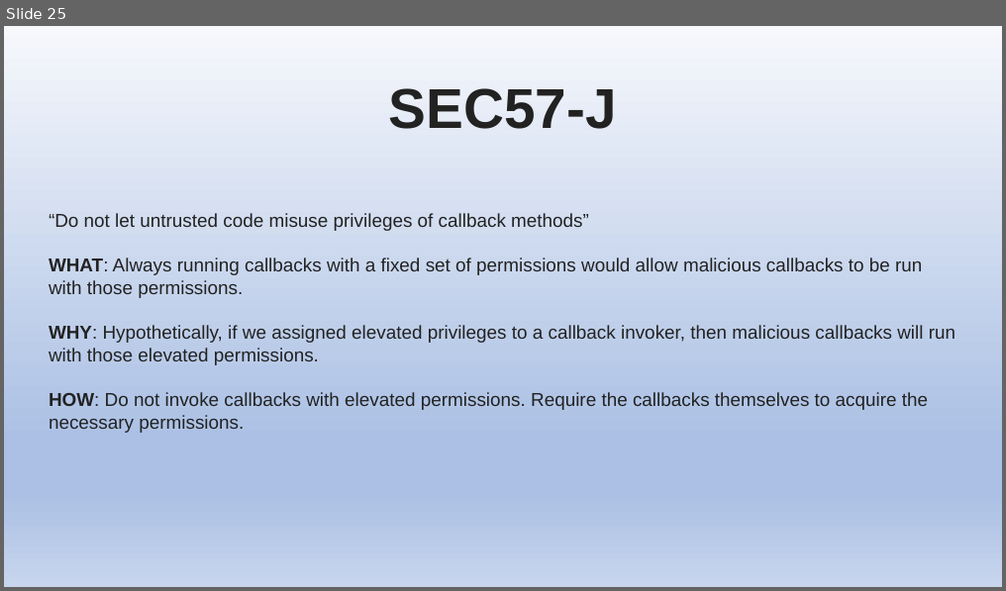
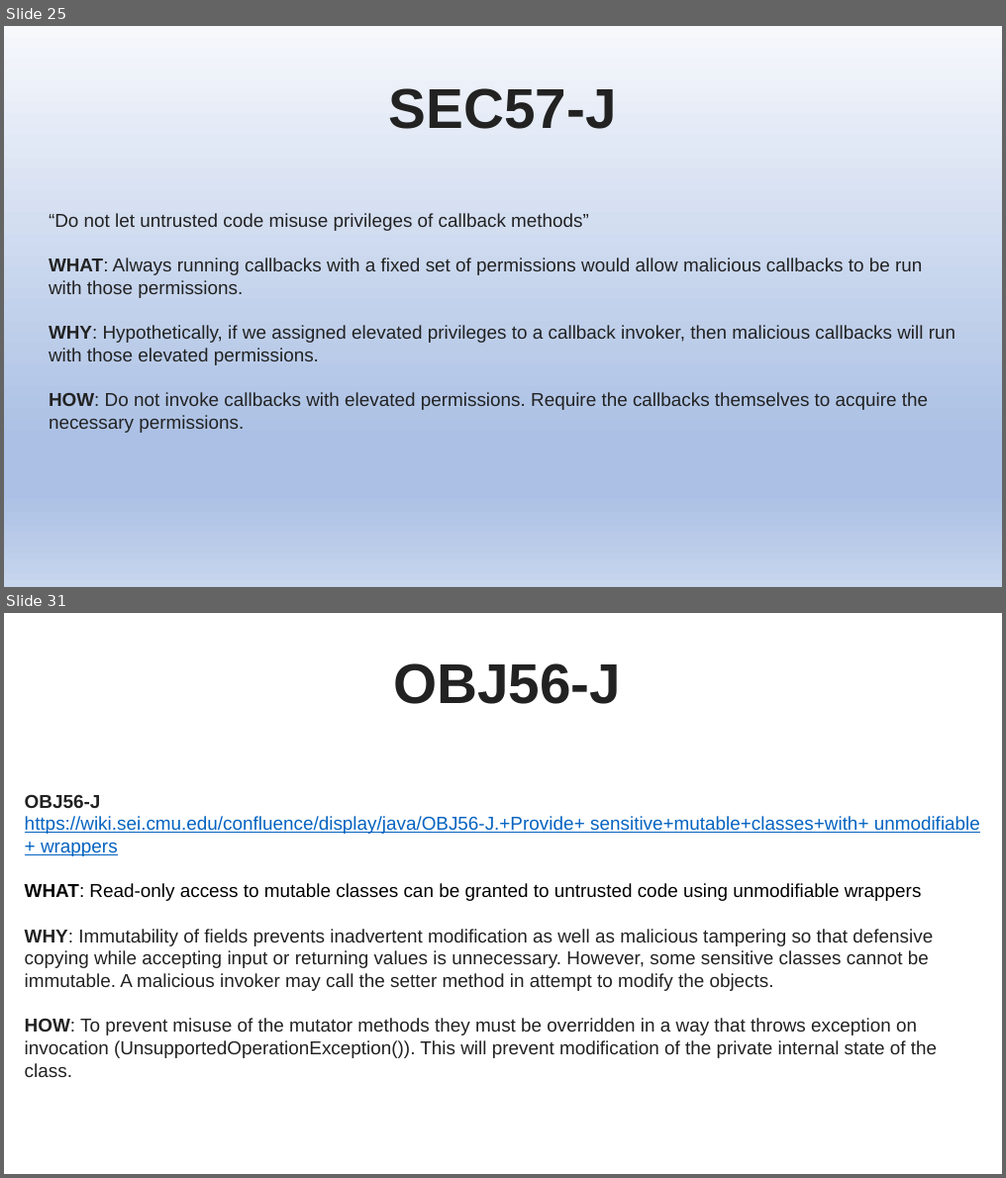
Before and after one commit to stevester94/CSC201_Project, a slide deck: Project2.pptx. Shown one above the other, each under a label of ours: slide 25 before the commit, slides 25 and 31 after it; the slides between them are not shown. The pictures are 1006x591 and 1006x1178 pixels, drawn with LibreOffice and Linux fonts; fonts in the diff are those of the drawing. Boxes give left, top, right and bottom in pixels: in the first picture for what was removed or moved away, otherwise in the second. Text is boxed around its words. In the diff, an @@ line names an element or a change of style, - is before the commit and + after.

```diff
--- a/Project2.pptx
+++ b/Project2.pptx
@@ slide 31 added at <box>4,613,1002,1174</box>, background #FFFFFF @@
@@ text added at <box>393,663,621,704</box>, 54 pt, text #222222, bold @@
+OBJ56-J
@@ text added at <box>25,795,980,1077</box>, 18 pt, text #222222 @@
+OBJ56-J
+https://wiki.sei.cmu.edu/confluence/display/java/OBJ56-J.+Provide+ sensitive+mutable+classes+with+ unmodifiable + wrappers
+WHAT: Read-only access to mutable classes can be granted to untrusted code using unmodifiable wrappers
+WHY: Immutability of fields prevents inadvertent modification as well as malicious tampering so that defensive copying while accepting input or returning values is unnecessary. However, some sensitive classes cannot be immutable. A malicious invoker may call the setter method in attempt to modify the objects.
+HOW: To prevent misuse of the mutator methods they must be overridden in a way that throws exception on invocation (UnsupportedOperationException()). This will prevent modification of the private internal state of the class.
```
Also in this commit, not shown: 6 slides changed, 7 other slides added.
